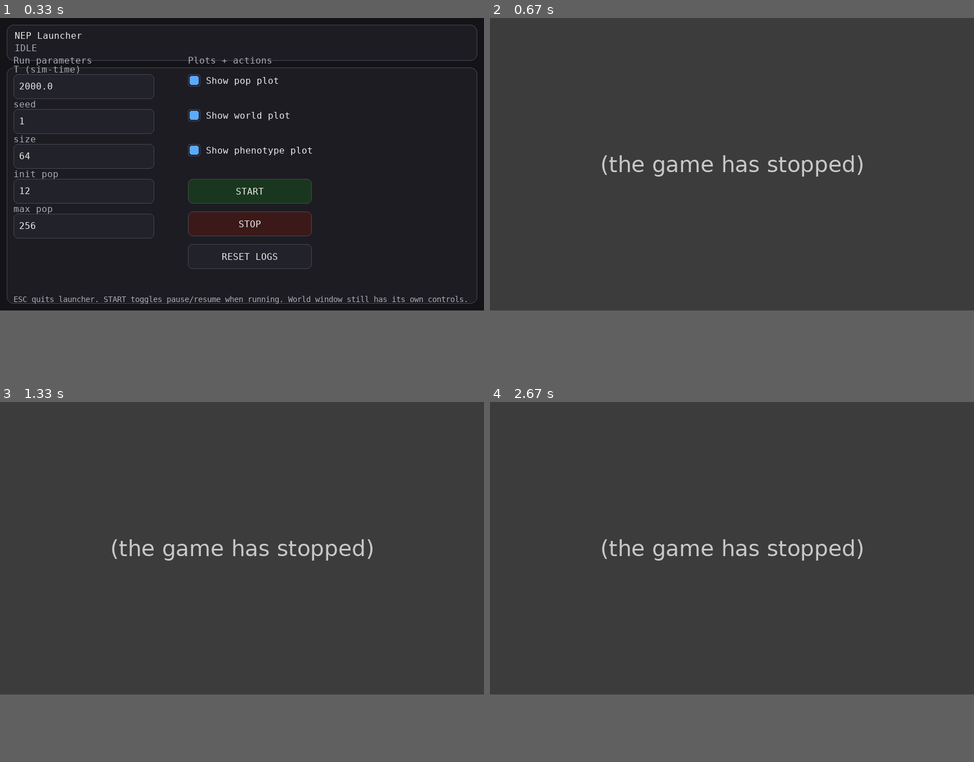
Above: before the commit, frames 1-4 (two rows, left to right).
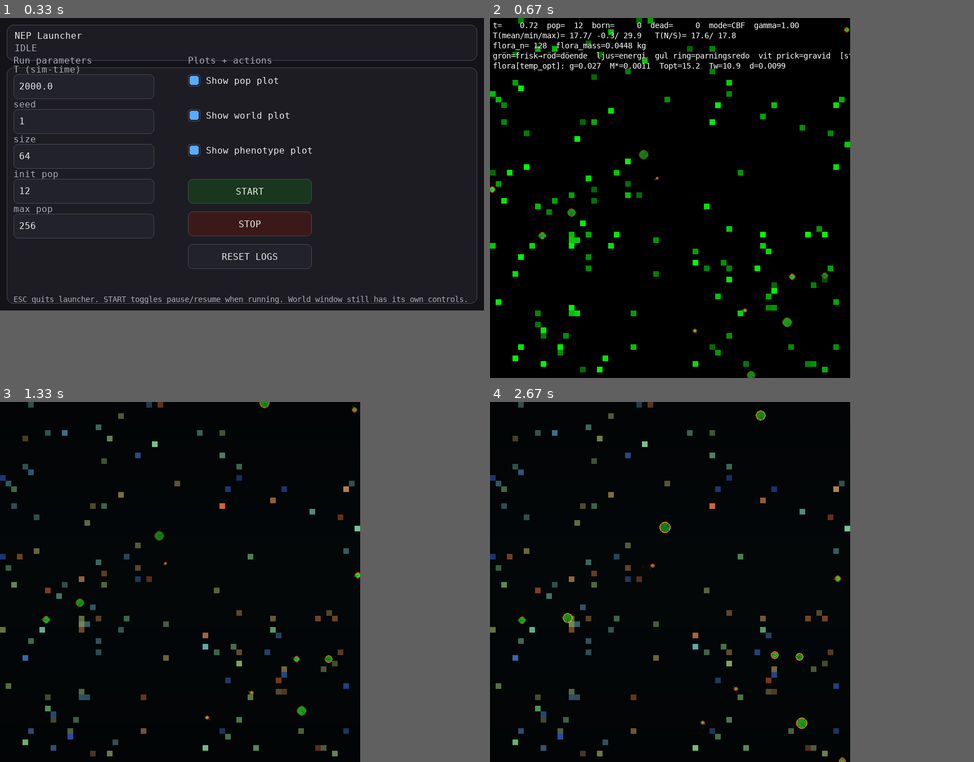
Above: after the commit, the same moments.

Repository: JoakimStorck/nep-process
Game: pygame game, started from nep_gui_launcher.py
Two runs of this game, one before a commit and one after it. Both use one fixed random seed, a clock stepped at 60 frames per second and the inputs below.
Inputs:
- Up to frame 1 (0.33 s): no input
- Up to frame 2 (0.67 s): click "START" at 0.38 s
- Up to frame 3 (1.33 s): tap 4 at 0.67 s; hold H from 1 s (still down)
- Up to frame 4 (2.67 s): release H at 1.47 s
In our replay, in frame 2 the window is 860x520 before the commit and 640x640 after it. These sizes can differ from the game's own. Grey fills any space a smaller window leaves; there, only what the larger window draws over its background counts as a difference.

Frame 1 is identical in both runs. In frame 2, 61% of the frame differs, in the area x 0-77%, y 0-100%; in frame 3, 61%; in frame 4, 61%.
Error before the commit: AttributeError: 'Agent' object has no attribute 'plan_actions' (population.py line 1526); the game stopped at 0.43 s (later frames are placeholders)

Commit message:
Updated obsolete fields in viewer and agent.

Diff:
--- a/agent.py
+++ b/agent.py
@@ -4,7 +4,7 @@
 
 import math, random
 from dataclasses import dataclass, field, replace
-from typing import Iterable, Optional, Tuple
+from typing import ClassVar, Iterable, Optional, Tuple
 
 import numpy as np
 
@@ -1534,6 +1534,31 @@
 
         return 0.0, 0.0, 0.0, -1, -1, 0
 
+
+
+@dataclass
+class ActionPlan:
+    turn: float
+    thrust: float
+    allow_move: float
+    allow_eat: float
+    explore_drive: float
+    B0: float
+    C0: float
+    Tloc: float
+
+
+@dataclass
+class BodyStepInput:
+    speed: float
+    activity: float
+    food_bio_kg: float
+    food_carcass_kg: float
+    E_move: float
+    Tloc: float
+    B0: float
+    C0: float
+
 # -------------------------
 # Agent
 # -------------------------
@@ -1569,8 +1594,6 @@
     pheno: Phenotype = field(init=False)
 
     last_speed: float = 0.0
-    age_s: float = 0.0
-    repro_cd_s: float = 0.0
 
     last_B0: float = 0.0
     last_C0: float = 0.0
@@ -1589,6 +1612,7 @@
     _sense_m_eff: int = field(init=False, default=0)     # effektivt stråldjup nästa skanning
     _cached_agent_hit: tuple = field(init=False)         # (N, Nu, Nd, hit_slot, hit_id) från senaste see_agent_first_hit
     _cached_predator_hit: tuple = field(init=False)      # (pred_bearing, pred_dist) — närmaste hotande predator
+    _mating_mode: bool = field(init=False, default=False)
 
     def __post_init__(self) -> None:
         self.AP = replace(self.AP)
@@ -1596,8 +1620,6 @@
         self.body = Body(self.AP)
         self.obs_trace = np.zeros((8,), dtype=np.float32)
 
-        self.age_s = 0.0
-        self.repro_cd_s = 0.0
         self.birth_t = float(getattr(self, "birth_t", 0.0))
 
         self.apply_traits()
@@ -1629,6 +1651,8 @@
         self._sense_m_eff = 0
         self._cached_agent_hit = (0.0, 0.0, 0.0, -1, 0)
         self._cached_predator_hit = (0.0, 0.0)
+
+        self._mating_mode = False
 
     def _init_body_state_from_AP(self) -> None:
         self.body.M = max(0.0, float(self.AP.M0))
@@ -1848,7 +1872,7 @@
         m_eff = self._sense_m_eff
 
         # Parningsläge: tvinga full räckvidd
-        if self.ready_to_reproduce():
+        if self._mating_mode:
             m_eff = m_full
             self._sense_cd = 0
 
@@ -1893,10 +1917,6 @@
     # ------------------------------
     # apply_outputs: Helpers
     # ------------------------------
-    def _update_agent_clocks(self, dt: float) -> None:
-        self.age_s += float(dt)
-        self.repro_cd_s = max(0.0, float(self.repro_cd_s) - float(dt))
-
 
     def _split_recurrent_output(self, y: np.ndarray) -> np.ndarray:
         _h_dim = int(self._h.shape[0])
@@ -1994,7 +2014,7 @@
                 best_prey = (detected, dx, dy, dist)
                 best_prey_score = sc
 
-        if in_mating_mode and detected.ready_to_reproduce():
+        if in_mating_mode and bool(getattr(detected, "_mating_mode", False)):
             best_mate = (detected, dx, dy, dist)
 
         return best_prey, best_prey_score, best_threat, best_threat_score, best_mate
@@ -2211,39 +2231,38 @@
         ate = 1.0 if (allow_eat > 0.20 and (food_bio_kg + food_carcass_kg) > 0.0) else 0.0
         return 0.03 + 0.45 * speed_n + 0.10 * ate
 
-    def apply_outputs(
+
+    def plan_actions(
         self,
         world: World,
         ctx: StepCtx,
         y: np.ndarray,
         B0: float,
         C0: float,
-    ) -> Tuple[float, float]:
-        if not self.body.alive:
-            return 0.0, 0.0
-
-        dt = float(ctx.dt)
-
-        # ---------------------------------------------------------
-        # 0) Clocks + recurrent state
-        # ---------------------------------------------------------
-        self._update_agent_clocks(dt)
+    ) -> ActionPlan:
+        """
+        Planeringsdel av gamla apply_outputs():
+          - tolka policy-output
+          - lokala reflexer/social steering
+          - food steering
+
+        Ingen state-exekvering här:
+          - ingen rörelse
+          - ingen feeding
+          - ingen body.step()
+
+        Returnerar ett litet beslutspaket som move_system senare verkställer.
+        """
         y = self._split_recurrent_output(y)
 
-        # ---------------------------------------------------------
-        # 1) Decode policy outputs
-        # ---------------------------------------------------------
         turn, thrust, allow_move, allow_eat, explore_drive = self._decode_action_outputs(y)
 
-        # ---------------------------------------------------------
-        # 2) Local context + detected local target
-        # ---------------------------------------------------------
         Tloc = float(world.temperature_at(self.x, self.y)) if hasattr(world, "temperature_at") else 0.0
 
         soc = float(getattr(self.pheno, "sociability", 0.0))
         pred = float(getattr(self.pheno, "predation", 0.0))
         N, Nu, Nd, hit_slot, hit_id = self._cached_agent_hit
-        in_mating_mode = self.ready_to_reproduce()
+        in_mating_mode = bool(self._mating_mode)
 
         _hunt_diet_exp = float(getattr(self.AP, "hunt_diet_exp", 1.5))
         _diet_val = float(getattr(self.pheno, "diet", 0.5))
@@ -2263,9 +2282,6 @@
             in_mating_mode,
         )
 
-        # ---------------------------------------------------------
-        # 3) Reflexive drives
-        # ---------------------------------------------------------
         turn, thrust, explore_drive, flee_state, hunt_state = self._apply_reflex_drives(
             turn=turn,
             thrust=thrust,
@@ -2283,9 +2299,6 @@
             best_mate=best_mate,
         )
 
-        # ---------------------------------------------------------
-        # 4) Food steering
-        # ---------------------------------------------------------
         turn, thrust, explore_drive = self._apply_food_steering(
             ctx=ctx,
             turn=turn,
@@ -2296,108 +2309,66 @@
             C0=C0,
         )
 
-        # ---------------------------------------------------------
-        # 5) Motion integration
-        # ---------------------------------------------------------
+        return ActionPlan(
+            turn=float(turn),
+            thrust=float(thrust),
+            allow_move=float(allow_move),
+            allow_eat=float(allow_eat),
+            explore_drive=float(explore_drive),
+            B0=float(B0),
+            C0=float(C0),
+            Tloc=float(Tloc),
+        )
+
+    def execute_action_plan(
+        self,
+        world: World,
+        ctx: StepCtx,
+        plan: ActionPlan,
+    ) -> BodyStepInput:
+        """
+        Exekveringsdel av action plan:
+          - rörelse
+          - feeding
+          - activity proxy
+
+        Returnerar ett explicit underlag för body_system.
+        """
+        dt = float(ctx.dt)
+
         speed, E_move = self._integrate_motion(
             ctx=ctx,
-            turn=turn,
-            thrust=thrust,
-            allow_move=allow_move,
-            explore_drive=explore_drive,
-        )
-
-        # ---------------------------------------------------------
-        # 6) Feeding
-        # ---------------------------------------------------------
+            turn=float(plan.turn),
+            thrust=float(plan.thrust),
+            allow_move=float(plan.allow_move),
+            explore_drive=float(plan.explore_drive),
+        )
+
         food_bio_kg, food_carcass_kg = self._perform_feeding(
             world=world,
             dt=dt,
-            allow_eat=allow_eat,
-        )
-
-        # ---------------------------------------------------------
-        # 7) Activity proxy + body dynamics
-        # ---------------------------------------------------------
+            allow_eat=float(plan.allow_eat),
+        )
+
         activity = self._activity_proxy(
             speed=speed,
-            allow_eat=allow_eat,
+            allow_eat=float(plan.allow_eat),
             food_bio_kg=food_bio_kg,
             food_carcass_kg=food_carcass_kg,
         )
 
-        self.body.step(
-            ctx,
-            speed=speed,
-            activity=activity,
-            food_bio_kg=food_bio_kg,
-            food_carcass_kg=food_carcass_kg,
-            pheno=self.pheno,
-            extra_drain=E_move,
-            T_env=Tloc,
-            age_s=self.age_s,
-        )
-
-        # ---------------------------------------------------------
-        # 8) Tracking
-        # ---------------------------------------------------------
-        self.last_B0 = float(B0)
-        self.last_C0 = float(C0)
-
-        return float(B0), float(C0)
+        return BodyStepInput(
+            speed=float(speed),
+            activity=float(activity),
+            food_bio_kg=float(food_bio_kg),
+            food_carcass_kg=float(food_carcass_kg),
+            E_move=float(E_move),
+            Tloc=float(plan.Tloc),
+            B0=float(plan.B0),
+            C0=float(plan.C0),
+        )
 
     # --- reproduction hooks (Population uses these) ---
-
-    def ready_to_reproduce(self) -> bool:
-        if not self.body.alive:
-            return False
-
-        # already pregnant => don't start a new one
-        if bool(getattr(self.body, "gestating", False)):
-            return False
-
-        # cooldown gate  (FIX: repro_cd_s is on Agent, not Body)
-        if float(getattr(self, "repro_cd_s", 0.0)) > 0.0:
-            return False
-
-        # maturity gate
-        if float(self.age_s) < float(self.pheno.A_mature):
-            return False
-
-        # hard resource gates (parent must have buffer above minimum)
-        M = float(self.body.M)
-        Mreq = max(float(self.AP.M_min), float(self.pheno.M_repro_min))
-        if M < Mreq:
-            return False
-
-        Et = float(self.body.E_total())
-        Ecap = float(self.body.E_cap())
-        efrac = Et / max(Ecap, 1e-12)
-        if efrac < float(self.pheno.E_repro_min):
-            return False
-
-        return True
-
-    def wants_to_reproduce(self, rng: np.random.Generator) -> bool:
-        # Hard gates (alive, cooldown, maturity, M, energy fraction)
-        if not self.ready_to_reproduce():
-            return False
-
-        # Pain / regulation gates — lösgjorda från föregående körning:
-        # hunger > 0.7 blockerade 83% av populationen (kronisk svält, mean hunger=0.84)
-        # D > 0.25 blockerade ytterligare 32% — för aggressivt givet att D stiger normalt
-        if float(self.body.hunger()) > 0.85:
-            return False
-        if float(self.body.D) > 0.50:
-            return False
-        if float(self.body.Fg) > 0.85:
-            return False
-
-        # Stochastic trigger
-        dt = float(self.AP.dt)
-        lam = float(self.pheno.repro_rate)
-        p = 1.0 - math.exp(-lam * dt)
-        return bool(rng.random() < p)
 
     def start_gestation(self) -> bool:
         # child mass target from phenotype (absolute units)
@@ -2478,7 +2449,3 @@
 
         # Nollställ rekurrent minnestillstånd — nyfödd börjar utan minne
         self._h.fill(0.0)
-
-        # newborn: start with cooldown so they can't instantly reproduce
-        self.repro_cd_s = float(self.AP.repro_cooldown_s)
-        self.age_s = 0.0
--- a/viewer_pygame.py
+++ b/viewer_pygame.py
@@ -104,9 +104,8 @@
     store = getattr(pop, "store", None)
     if store is None:
         return
-    n0 = int(getattr(store, "n_agents", 0))
-    n1 = int(getattr(store, "n", 0))
-    for slot in range(n0, n1):
+    n = int(getattr(store, "n", 0))
+    for slot in range(n):
         if not bool(store.alive[slot]):
             continue
         if int(store.kind[slot]) != 1:
@@ -129,12 +128,13 @@
     n0 = int(getattr(store, "n_agents", 0))
     n1 = int(getattr(store, "n", 0))
 
-    for slot in range(n0, n1):
+    n = int(getattr(store, "n", 0))
+
+    for slot in range(n):
         if not bool(store.alive[slot]):
             continue
         if int(store.kind[slot]) != 1:
             continue
-
         cell = int(store.cell_idx[slot])
         if cell < 0:
             continue
@@ -338,7 +338,7 @@
             m = float(store.mass[slot])
 
             try:
-                m_cap = float(pop._flora_adult_mass[slot])
+                m_cap = float(store.flora_adult_mass[slot])
             except Exception:
                 m_cap = max(m, 1e-9)
             frac = max(0.0, min(1.0, m / max(m_cap, 1e-9)))
@@ -349,21 +349,21 @@
 
             try:
                 if color_by == "temp_opt":
-                    val = float(pop._flora_temp_opt[slot])
+                    val = float(store.flora_temp_opt[slot])
                     u = max(0.0, min(1.0, (val + 5.0) / 40.0))
 
                 elif color_by == "dispersal":
-                    val = float(pop._flora_dispersal_rate[slot])
+                    val = float(store.flora_dispersal_rate[slot])
                     u = max(0.0, min(1.0, (val - 0.0002) / (0.0200 - 0.0002)))
 
                 elif color_by == "adult_mass":
-                    val = float(pop._flora_adult_mass[slot])
+                    val = float(store.flora_adult_mass[slot])
                     lo = 0.25 * float(pop.WP.B_K)
                     hi = 4.0 * float(pop.WP.B_K)
                     u = max(0.0, min(1.0, (val - lo) / max(hi - lo, 1e-9)))
 
                 elif color_by == "growth":
-                    val = float(pop._flora_growth_rate[slot])
+                    val = float(store.flora_growth_rate[slot])
                     u = max(0.0, min(1.0, (val - 0.005) / (0.050 - 0.005)))
 
             except Exception:
@@ -488,9 +488,12 @@
 
             ready = False
             try:
-                ready = a.ready_to_reproduce()
+                slot = int(getattr(a, "store_slot", -1))
+                if slot >= 0 and hasattr(pop, "_ready_to_reproduce_slot"):
+                    ready = bool(pop._ready_to_reproduce_slot(slot))
             except Exception:
-                pass
+                ready = False
+
             if ready:
                 pulse = 0.5 + 0.5 * math.sin(self._step * 0.25)
                 ring_alpha = int(120 + 120 * pulse)
